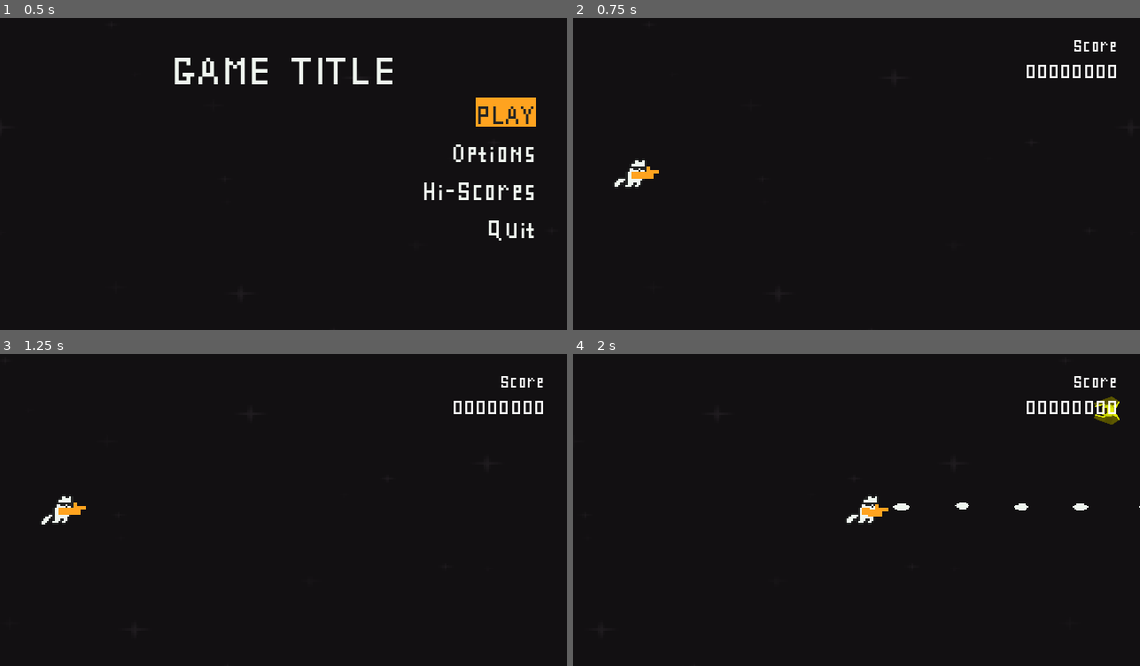
Above: before the commit, frames 1-4 (two rows, left to right).
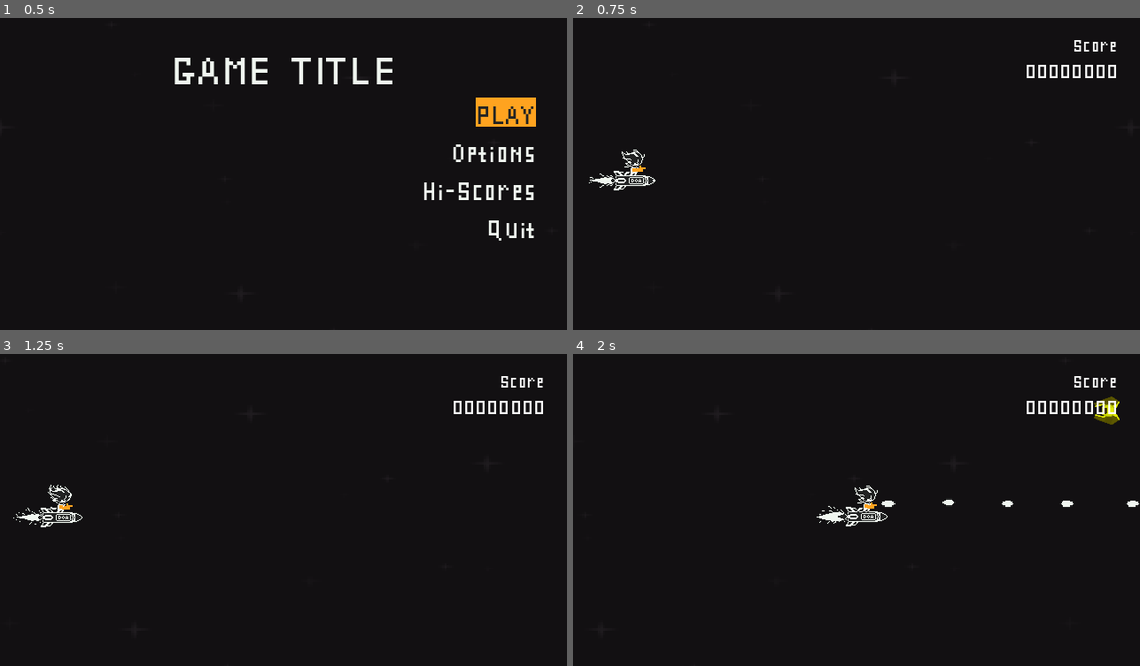
Above: after the commit, the same moments.

Repository: rnakkas/GodotSandbox
Game: Godot game, scene res://ShmupSandbox/Main/Scenes/main.tscn
Two runs of this game, one before a commit and one after it. Both use one fixed random seed, a clock stepped at 60 frames per second and the inputs below.
Inputs (mouse positions are in pixels of both pictures, inside the frame that each line leads up to):
- Up to frame 1 (0.5 s): no input
- Up to frame 2 (0.75 s): click "PLAY" at 0.5 s
- Up to frame 3 (1.25 s): no input
- Up to frame 4 (2 s): move the mouse to (981, 491) at 1.27 s; hold D (move_right) from 1.28 s (still down); hold Space (shoot) from 1.28 s (still down)

Frame 1 is identical in both runs. In frame 2, 0.4% of the frame differs, in the area x 2-16%, y 42-56%; in frame 3, 0.4%; in frame 4, 0.8%, in the area x 42-100%, y 42-56%.

Commit message:
updated player sprite

Diff:
--- a/ShmupSandbox/Enemies/Scenes/rebel_fighter.tscn
+++ b/ShmupSandbox/Enemies/Scenes/rebel_fighter.tscn
@@ -97,5 +97,19 @@
 [node name="VisibleOnScreenNotifier2D" type="VisibleOnScreenNotifier2D" parent="."]
 position = Vector2(58, 0)
 
+[node name="CPUParticles2D" type="CPUParticles2D" parent="."]
+emitting = false
+amount = 20
+lifetime = 0.41
+one_shot = true
+explosiveness = 1.0
+randomness = 0.84
+emission_shape = 1
+emission_sphere_radius = 1.0
+spread = 180.0
+gravity = Vector2(0, 0)
+initial_velocity_min = 151.08
+initial_velocity_max = 287.77
+
 [connection signal="area_entered" from="." to="." method="_on_area_entered"]
 [connection signal="screen_exited" from="VisibleOnScreenNotifier2D" to="." method="_on_visible_on_screen_notifier_2d_screen_exited"]
--- a/ShmupSandbox/Enemies/Scenes/rebel_interceptor.tscn
+++ b/ShmupSandbox/Enemies/Scenes/rebel_interceptor.tscn
@@ -98,5 +98,19 @@
 [node name="VisibleOnScreenNotifier2D" type="VisibleOnScreenNotifier2D" parent="."]
 position = Vector2(58, 0)
 
+[node name="CPUParticles2D" type="CPUParticles2D" parent="."]
+emitting = false
+amount = 200
+lifetime = 0.41
+one_shot = true
+explosiveness = 1.0
+randomness = 0.84
+emission_shape = 1
+emission_sphere_radius = 1.0
+spread = 180.0
+gravity = Vector2(0, 0)
+initial_velocity_min = 151.08
+initial_velocity_max = 287.77
+
 [connection signal="area_entered" from="." to="." method="_on_area_entered"]
 [connection signal="screen_exited" from="VisibleOnScreenNotifier2D" to="." method="_on_visible_on_screen_notifier_2d_screen_exited"]
--- a/ShmupSandbox/Enemies/Scripts/rebel_fighter.gd
+++ b/ShmupSandbox/Enemies/Scripts/rebel_fighter.gd
@@ -6,6 +6,7 @@
 @export var kill_score : int = 100
 
 @onready var enemy_sprite : AnimatedSprite2D = $body
+@onready var particles : CPUParticles2D = $CPUParticles2D
 
 
 
@@ -19,6 +20,7 @@
 	if hp <= 0:
 		_deactivate_self()
 		enemy_sprite.play("death")
+		particles.emitting = true
 		await enemy_sprite.animation_finished
 		queue_free()
 
--- a/ShmupSandbox/Player/Scenes/player_bullet.tscn
+++ b/ShmupSandbox/Player/Scenes/player_bullet.tscn
@@ -1,28 +1,28 @@
 [gd_scene load_steps=15 format=3 uid="uid://k2akwdsnkyda"]
 
-[ext_resource type="Texture2D" uid="uid://0uiw6fd5nr31" path="res://ShmupSandbox/Assets/Player/spaceship-001-spritesheet-001.png" id="1_bk2fx"]
 [ext_resource type="Script" uid="uid://dmwv3jrlakeyp" path="res://ShmupSandbox/Player/Scripts/player_bullet.gd" id="1_whoyt"]
+[ext_resource type="Texture2D" uid="uid://urig11iauhr4" path="res://ShmupSandbox/Assets/Player/bullet-v2.png" id="2_dkjwp"]
 [ext_resource type="Texture2D" uid="uid://ic3u5r3ara6l" path="res://ShmupSandbox/Assets/Player/bullet_hit-v1.png" id="4_onk7t"]
 
-[sub_resource type="AtlasTexture" id="AtlasTexture_whoyt"]
-atlas = ExtResource("1_bk2fx")
-region = Rect2(0, 64, 16, 16)
-
-[sub_resource type="AtlasTexture" id="AtlasTexture_dkjwp"]
-atlas = ExtResource("1_bk2fx")
-region = Rect2(16, 64, 16, 16)
-
 [sub_resource type="AtlasTexture" id="AtlasTexture_onk7t"]
-atlas = ExtResource("1_bk2fx")
-region = Rect2(32, 64, 16, 16)
+atlas = ExtResource("2_dkjwp")
+region = Rect2(0, 0, 16, 16)
 
 [sub_resource type="AtlasTexture" id="AtlasTexture_wr6iu"]
-atlas = ExtResource("1_bk2fx")
-region = Rect2(48, 64, 16, 16)
+atlas = ExtResource("2_dkjwp")
+region = Rect2(16, 0, 16, 16)
 
 [sub_resource type="AtlasTexture" id="AtlasTexture_lxxth"]
-atlas = ExtResource("1_bk2fx")
-region = Rect2(64, 64, 16, 16)
+atlas = ExtResource("2_dkjwp")
+region = Rect2(32, 0, 16, 16)
+
+[sub_resource type="AtlasTexture" id="AtlasTexture_qvwbh"]
+atlas = ExtResource("2_dkjwp")
+region = Rect2(48, 0, 16, 16)
+
+[sub_resource type="AtlasTexture" id="AtlasTexture_4cha4"]
+atlas = ExtResource("2_dkjwp")
+region = Rect2(64, 0, 16, 16)
 
 [sub_resource type="AtlasTexture" id="AtlasTexture_eymk2"]
 atlas = ExtResource("4_onk7t")
@@ -44,12 +44,6 @@
 animations = [{
 "frames": [{
 "duration": 1.0,
-"texture": SubResource("AtlasTexture_whoyt")
-}, {
-"duration": 1.0,
-"texture": SubResource("AtlasTexture_dkjwp")
-}, {
-"duration": 1.0,
 "texture": SubResource("AtlasTexture_onk7t")
 }, {
 "duration": 1.0,
@@ -57,6 +51,12 @@
 }, {
 "duration": 1.0,
 "texture": SubResource("AtlasTexture_lxxth")
+}, {
+"duration": 1.0,
+"texture": SubResource("AtlasTexture_qvwbh")
+}, {
+"duration": 1.0,
+"texture": SubResource("AtlasTexture_4cha4")
 }],
 "loop": true,
 "name": &"fly",
@@ -94,10 +94,9 @@
 speed = 950.0
 
 [node name="bullet_sprite" type="AnimatedSprite2D" parent="."]
-rotation = 1.5708
-scale = Vector2(1.6, 1.6)
+scale = Vector2(1.3, 1.3)
 sprite_frames = SubResource("SpriteFrames_eymk2")
-animation = &"hit"
+animation = &"fly"
 autoplay = "fly"
 
 [node name="bullet_collider" type="CollisionShape2D" parent="."]
--- a/ShmupSandbox/Player/Scenes/player_cat.tscn
+++ b/ShmupSandbox/Player/Scenes/player_cat.tscn
@@ -1,8 +1,139 @@
-[gd_scene load_steps=40 format=3 uid="uid://diqmrgjokhuyb"]
+[gd_scene load_steps=62 format=3 uid="uid://diqmrgjokhuyb"]
 
 [ext_resource type="Texture2D" uid="uid://bp43brerdsied" path="res://ShmupSandbox/Assets/Player/player_cat_sprite-v1.png" id="1_gdjmk"]
 [ext_resource type="Script" uid="uid://dkp2sd4d5myi" path="res://ShmupSandbox/Player/Scripts/player_cat.gd" id="1_m8806"]
 [ext_resource type="Texture2D" uid="uid://cc83l4ep22dak" path="res://ShmupSandbox/Assets/Player/muzzle_flash-v1.png" id="2_4ua8s"]
+[ext_resource type="Texture2D" uid="uid://b73e86kx0brmn" path="res://ShmupSandbox/Assets/Player/player_rocket-v1.png" id="3_wwta4"]
+[ext_resource type="Texture2D" uid="uid://ch2vyaqwwcs27" path="res://ShmupSandbox/Assets/Player/player_thruster-v1.png" id="4_uobwy"]
+[ext_resource type="Texture2D" uid="uid://cxtlp1qpmmv15" path="res://ShmupSandbox/Assets/Player/player_cat_sprite-v2.png" id="5_uobwy"]
+
+[sub_resource type="AtlasTexture" id="AtlasTexture_15prd"]
+atlas = ExtResource("3_wwta4")
+region = Rect2(0, 0, 64, 48)
+
+[sub_resource type="AtlasTexture" id="AtlasTexture_fj4lb"]
+atlas = ExtResource("3_wwta4")
+region = Rect2(64, 0, 64, 48)
+
+[sub_resource type="AtlasTexture" id="AtlasTexture_c7sna"]
+atlas = ExtResource("3_wwta4")
+region = Rect2(128, 0, 64, 48)
+
+[sub_resource type="AtlasTexture" id="AtlasTexture_1vroh"]
+atlas = ExtResource("3_wwta4")
+region = Rect2(192, 0, 64, 48)
+
+[sub_resource type="AtlasTexture" id="AtlasTexture_txp3y"]
+atlas = ExtResource("3_wwta4")
+region = Rect2(256, 0, 64, 48)
+
+[sub_resource type="AtlasTexture" id="AtlasTexture_0vqhl"]
+atlas = ExtResource("3_wwta4")
+region = Rect2(320, 0, 64, 48)
+
+[sub_resource type="AtlasTexture" id="AtlasTexture_vqu3l"]
+atlas = ExtResource("3_wwta4")
+region = Rect2(384, 0, 64, 48)
+
+[sub_resource type="AtlasTexture" id="AtlasTexture_s64he"]
+atlas = ExtResource("3_wwta4")
+region = Rect2(448, 0, 64, 48)
+
+[sub_resource type="SpriteFrames" id="SpriteFrames_f7xhn"]
+animations = [{
+"frames": [{
+"duration": 1.0,
+"texture": SubResource("AtlasTexture_15prd")
+}, {
+"duration": 1.0,
+"texture": SubResource("AtlasTexture_fj4lb")
+}, {
+"duration": 1.0,
+"texture": SubResource("AtlasTexture_c7sna")
+}, {
+"duration": 1.0,
+"texture": SubResource("AtlasTexture_1vroh")
+}, {
+"duration": 1.0,
+"texture": SubResource("AtlasTexture_txp3y")
+}, {
+"duration": 1.0,
+"texture": SubResource("AtlasTexture_0vqhl")
+}, {
+"duration": 1.0,
+"texture": SubResource("AtlasTexture_vqu3l")
+}, {
+"duration": 1.0,
+"texture": SubResource("AtlasTexture_s64he")
+}],
+"loop": true,
+"name": &"idle",
+"speed": 12.0
+}]
+
+[sub_resource type="AtlasTexture" id="AtlasTexture_5tcps"]
+atlas = ExtResource("4_uobwy")
+region = Rect2(0, 0, 48, 48)
+
+[sub_resource type="AtlasTexture" id="AtlasTexture_38eb4"]
+atlas = ExtResource("4_uobwy")
+region = Rect2(48, 0, 48, 48)
+
+[sub_resource type="AtlasTexture" id="AtlasTexture_33svi"]
+atlas = ExtResource("4_uobwy")
+region = Rect2(96, 0, 48, 48)
+
+[sub_resource type="AtlasTexture" id="AtlasTexture_jscld"]
+atlas = ExtResource("4_uobwy")
+region = Rect2(144, 0, 48, 48)
+
+[sub_resource type="AtlasTexture" id="AtlasTexture_k5gpa"]
+atlas = ExtResource("4_uobwy")
+region = Rect2(192, 0, 48, 48)
+
+[sub_resource type="AtlasTexture" id="AtlasTexture_agpw5"]
+atlas = ExtResource("4_uobwy")
+region = Rect2(240, 0, 48, 48)
+
+[sub_resource type="AtlasTexture" id="AtlasTexture_m6bdg"]
+atlas = ExtResource("4_uobwy")
+region = Rect2(288, 0, 48, 48)
+
+[sub_resource type="AtlasTexture" id="AtlasTexture_1o26m"]
+atlas = ExtResource("4_uobwy")
+region = Rect2(336, 0, 48, 48)
+
+[sub_resource type="SpriteFrames" id="SpriteFrames_dqpge"]
+animations = [{
+"frames": [{
+"duration": 1.0,
+"texture": SubResource("AtlasTexture_5tcps")
+}, {
+"duration": 1.0,
+"texture": SubResource("AtlasTexture_38eb4")
+}, {
+"duration": 1.0,
+"texture": SubResource("AtlasTexture_33svi")
+}, {
+"duration": 1.0,
+"texture": SubResource("AtlasTexture_jscld")
+}, {
+"duration": 1.0,
+"texture": SubResource("AtlasTexture_k5gpa")
+}, {
+"duration": 1.0,
+"texture": SubResource("AtlasTexture_agpw5")
+}, {
+"duration": 1.0,
+"texture": SubResource("AtlasTexture_m6bdg")
+}, {
+"duration": 1.0,
+"texture": SubResource("AtlasTexture_1o26m")
+}],
+"loop": true,
+"name": &"idle",
+"speed": 12.0
+}]
 
 [sub_resource type="AtlasTexture" id="AtlasTexture_63x5m"]
 atlas = ExtResource("1_gdjmk")
@@ -68,45 +199,45 @@
 atlas = ExtResource("1_gdjmk")
 region = Rect2(480, 0, 32, 16)
 
-[sub_resource type="AtlasTexture" id="AtlasTexture_4ua8s"]
-atlas = ExtResource("1_gdjmk")
-region = Rect2(0, 16, 32, 16)
-
-[sub_resource type="AtlasTexture" id="AtlasTexture_m8806"]
-atlas = ExtResource("1_gdjmk")
-region = Rect2(32, 16, 32, 16)
-
-[sub_resource type="AtlasTexture" id="AtlasTexture_4l0ah"]
-atlas = ExtResource("1_gdjmk")
-region = Rect2(64, 16, 32, 16)
-
-[sub_resource type="AtlasTexture" id="AtlasTexture_wwta4"]
-atlas = ExtResource("1_gdjmk")
-region = Rect2(96, 16, 32, 16)
+[sub_resource type="AtlasTexture" id="AtlasTexture_unr50"]
+atlas = ExtResource("5_uobwy")
+region = Rect2(0, 0, 32, 32)
+
+[sub_resource type="AtlasTexture" id="AtlasTexture_w8q8f"]
+atlas = ExtResource("5_uobwy")
+region = Rect2(32, 0, 32, 32)
+
+[sub_resource type="AtlasTexture" id="AtlasTexture_r57sr"]
+atlas = ExtResource("5_uobwy")
+region = Rect2(64, 0, 32, 32)
+
+[sub_resource type="AtlasTexture" id="AtlasTexture_f7xhn"]
+atlas = ExtResource("5_uobwy")
+region = Rect2(96, 0, 32, 32)
+
+[sub_resource type="AtlasTexture" id="AtlasTexture_dqpge"]
+atlas = ExtResource("5_uobwy")
+region = Rect2(128, 0, 32, 32)
+
+[sub_resource type="AtlasTexture" id="AtlasTexture_o2l25"]
+atlas = ExtResource("5_uobwy")
+region = Rect2(160, 0, 32, 32)
+
+[sub_resource type="AtlasTexture" id="AtlasTexture_ibsao"]
+atlas = ExtResource("5_uobwy")
+region = Rect2(192, 0, 32, 32)
+
+[sub_resource type="AtlasTexture" id="AtlasTexture_0qo2x"]
+atlas = ExtResource("5_uobwy")
+region = Rect2(224, 0, 32, 32)
 
 [sub_resource type="AtlasTexture" id="AtlasTexture_uobwy"]
-atlas = ExtResource("1_gdjmk")
-region = Rect2(128, 16, 32, 16)
-
-[sub_resource type="AtlasTexture" id="AtlasTexture_unr50"]
-atlas = ExtResource("1_gdjmk")
-region = Rect2(160, 16, 32, 16)
-
-[sub_resource type="AtlasTexture" id="AtlasTexture_w8q8f"]
-atlas = ExtResource("1_gdjmk")
-region = Rect2(192, 16, 32, 16)
-
-[sub_resource type="AtlasTexture" id="AtlasTexture_r57sr"]
-atlas = ExtResource("1_gdjmk")
-region = Rect2(224, 16, 32, 16)
-
-[sub_resource type="AtlasTexture" id="AtlasTexture_gdjmk"]
-atlas = ExtResource("1_gdjmk")
-region = Rect2(0, 32, 32, 16)
+atlas = ExtResource("5_uobwy")
+region = Rect2(256, 0, 32, 32)
 
 [sub_resource type="AtlasTexture" id="AtlasTexture_7hbcm"]
-atlas = ExtResource("1_gdjmk")
-region = Rect2(32, 32, 32, 16)
+atlas = ExtResource("5_uobwy")
+region = Rect2(288, 0, 32, 32)
 
 [sub_resource type="SpriteFrames" id="SpriteFrames_7hbcm"]
 animations = [{
@@ -165,21 +296,6 @@
 }, {
 "frames": [{
 "duration": 1.0,
-"texture": SubResource("AtlasTexture_4ua8s")
-}, {
-"duration": 1.0,
-"texture": SubResource("AtlasTexture_m8806")
-}, {
-"duration": 1.0,
-"texture": SubResource("AtlasTexture_4l0ah")
-}, {
-"duration": 1.0,
-"texture": SubResource("AtlasTexture_wwta4")
-}, {
-"duration": 1.0,
-"texture": SubResource("AtlasTexture_uobwy")
-}, {
-"duration": 1.0,
 "texture": SubResource("AtlasTexture_unr50")
 }, {
 "duration": 1.0,
@@ -187,26 +303,45 @@
 }, {
 "duration": 1.0,
 "texture": SubResource("AtlasTexture_r57sr")
+}, {
+"duration": 1.0,
+"texture": SubResource("AtlasTexture_f7xhn")
+}, {
+"duration": 1.0,
+"texture": SubResource("AtlasTexture_dqpge")
+}, {
+"duration": 1.0,
+"texture": SubResource("AtlasTexture_o2l25")
+}, {
+"duration": 1.0,
+"texture": SubResource("AtlasTexture_ibsao")
+}, {
+"duration": 1.0,
+"texture": SubResource("AtlasTexture_0qo2x")
 }],
 "loop": true,
 "name": &"idle",
+"speed": 12.0
+}, {
+"frames": [{
+"duration": 1.0,
+"texture": SubResource("AtlasTexture_uobwy")
+}, {
+"duration": 1.0,
+"texture": SubResource("AtlasTexture_7hbcm")
+}],
+"loop": true,
+"name": &"shoot",
 "speed": 15.0
-}, {
-"frames": [{
-"duration": 1.0,
-"texture": SubResource("AtlasTexture_gdjmk")
-}, {
-"duration": 1.0,
-"texture": SubResource("AtlasTexture_7hbcm")
-}],
-"loop": false,
-"name": &"shoot",
-"speed": 20.0
 }]
 
 [sub_resource type="CapsuleShape2D" id="CapsuleShape2D_gdjmk"]
 radius = 5.0
 height = 14.0
+
+[sub_resource type="CapsuleShape2D" id="CapsuleShape2D_uobwy"]
+radius = 2.85714
+height = 20.0
 
 [sub_resource type="AtlasTexture" id="AtlasTexture_dguo2"]
 atlas = ExtResource("2_4ua8s")
@@ -266,38 +401,57 @@
 "speed": 50.0
 }]
 
-[sub_resource type="CapsuleShape2D" id="CapsuleShape2D_4ua8s"]
-radius = 8.0
-height = 24.0
+[sub_resource type="CircleShape2D" id="CircleShape2D_uobwy"]
+radius = 15.0333
 
 [node name="player_cat" type="CharacterBody2D"]
 collision_mask = 28
 script = ExtResource("1_m8806")
 _acceleration = 1800.0
 _damping = 2000.0
-fire_rate = 10.0
-
-[node name="body" type="AnimatedSprite2D" parent="."]
+fire_rate = 5.0
+
+[node name="rocket" type="AnimatedSprite2D" parent="."]
 unique_name_in_owner = true
-position = Vector2(1, -8)
-scale = Vector2(2.1, 2.1)
+position = Vector2(1, 3)
+sprite_frames = SubResource("SpriteFrames_f7xhn")
+animation = &"idle"
+
+[node name="thruster" type="AnimatedSprite2D" parent="rocket"]
+unique_name_in_owner = true
+position = Vector2(-40.4762, -0.476191)
+sprite_frames = SubResource("SpriteFrames_dqpge")
+animation = &"idle"
+
+[node name="body" type="AnimatedSprite2D" parent="rocket"]
+unique_name_in_owner = true
+z_index = 1
+position = Vector2(-0.95238, -24.2381)
+scale = Vector2(1, 1)
 sprite_frames = SubResource("SpriteFrames_7hbcm")
-animation = &"shoot"
+animation = &"idle"
 autoplay = "idle"
 
-[node name="CollisionShape2D" type="CollisionShape2D" parent="."]
-position = Vector2(1, -7)
+[node name="collider_body" type="CollisionShape2D" parent="."]
+position = Vector2(-1.19209e-07, -16)
 scale = Vector2(2.1, 2.1)
 shape = SubResource("CapsuleShape2D_gdjmk")
 
+[node name="collider_rocket" type="CollisionShape2D" parent="."]
+position = Vector2(1.42109e-14, 1.90735e-06)
+rotation = 1.5708
+scale = Vector2(2.1, 2.1)
+shape = SubResource("CapsuleShape2D_uobwy")
+
 [node name="muzzle" type="Marker2D" parent="."]
 unique_name_in_owner = true
-position = Vector2(31, -10)
+z_index = 1
+position = Vector2(16, -14)
 
 [node name="muzzle_flash" type="AnimatedSprite2D" parent="muzzle"]
 unique_name_in_owner = true
-position = Vector2(8, 2)
-scale = Vector2(2.1, 2.1)
+position = Vector2(8, 1)
+scale = Vector2(1.8, 1.8)
 sprite_frames = SubResource("SpriteFrames_gdjmk")
 animation = &"shoot"
 autoplay = "idle"
@@ -306,8 +460,8 @@
 collision_mask = 24
 
 [node name="CollisionShape2D" type="CollisionShape2D" parent="hurtbox"]
-position = Vector2(1, -7)
-shape = SubResource("CapsuleShape2D_4ua8s")
-debug_color = Color(0.728199, 0.472754, 0.10537, 0.42)
+position = Vector2(-1, -10)
+shape = SubResource("CircleShape2D_uobwy")
+debug_color = Color(0.655731, 0.513291, 0.170064, 0.42)
 
 [connection signal="area_entered" from="hurtbox" to="." method="_on_hurtbox_area_entered"]
--- a/ShmupSandbox/Player/Scripts/player_bullet.gd
+++ b/ShmupSandbox/Player/Scripts/player_bullet.gd
@@ -3,7 +3,6 @@
 @export var speed : float
 
 @onready var bullet_sprite : AnimatedSprite2D = $bullet_sprite
-@onready var bullet_sprite_alt : AnimatedSprite2D = $bullet_sprite_alt
 
 func _physics_process(delta: float) -> void:
 	global_position.x += speed * delta
--- a/ShmupSandbox/Player/Scripts/player_cat.gd
+++ b/ShmupSandbox/Player/Scripts/player_cat.gd
@@ -11,6 +11,8 @@
 
 ## Sprites
 @onready var body: AnimatedSprite2D = %body
+@onready var rocket : AnimatedSprite2D = %rocket
+@onready var thruster : AnimatedSprite2D = %thruster
 @onready var muzzle_flash: AnimatedSprite2D = %muzzle_flash
 
 ## Muzzle
@@ -30,6 +32,8 @@
 
 func _ready() -> void:
 	body.play("idle")
+	rocket.play("idle")
+	thruster.play("idle")
 	muzzle_flash.play("idle")
 
 	viewport_size = get_viewport_rect().size
@@ -76,6 +80,8 @@
 			on_shooting_cooldown = false
 	else:
 		body.play("idle")
+		body.frame = rocket.frame
+
 
 func _physics_process(delta):
 	if is_dead:
--- a/project.godot
+++ b/project.godot
@@ -24,8 +24,8 @@
 
 window/size/viewport_width=640
 window/size/viewport_height=360
-window/stretch/mode="viewport"
-window/stretch/aspect="expand"
+window/size/mode=3
+window/stretch/mode="canvas_items"
 window/stretch/scale_mode="integer"
 
 [dotnet]
Binary file added: ShmupSandbox/Assets/Player/bullet-v2.png
Not shown, added: ShmupSandbox/Assets/Player/bullet-v2.png.import
Binary file changed: ShmupSandbox/Assets/Player/muzzle_flash-v1.png
Binary file added: ShmupSandbox/Assets/Player/player_cat_sprite-v2.png
Not shown, added: ShmupSandbox/Assets/Player/player_cat_sprite-v2.png.import
Binary file added: ShmupSandbox/Assets/Player/player_rocket-v1.png
Not shown, added: ShmupSandbox/Assets/Player/player_rocket-v1.png.import
Binary file added: ShmupSandbox/Assets/Player/player_thruster-v1.png
Not shown, added: ShmupSandbox/Assets/Player/player_thruster-v1.png.import
